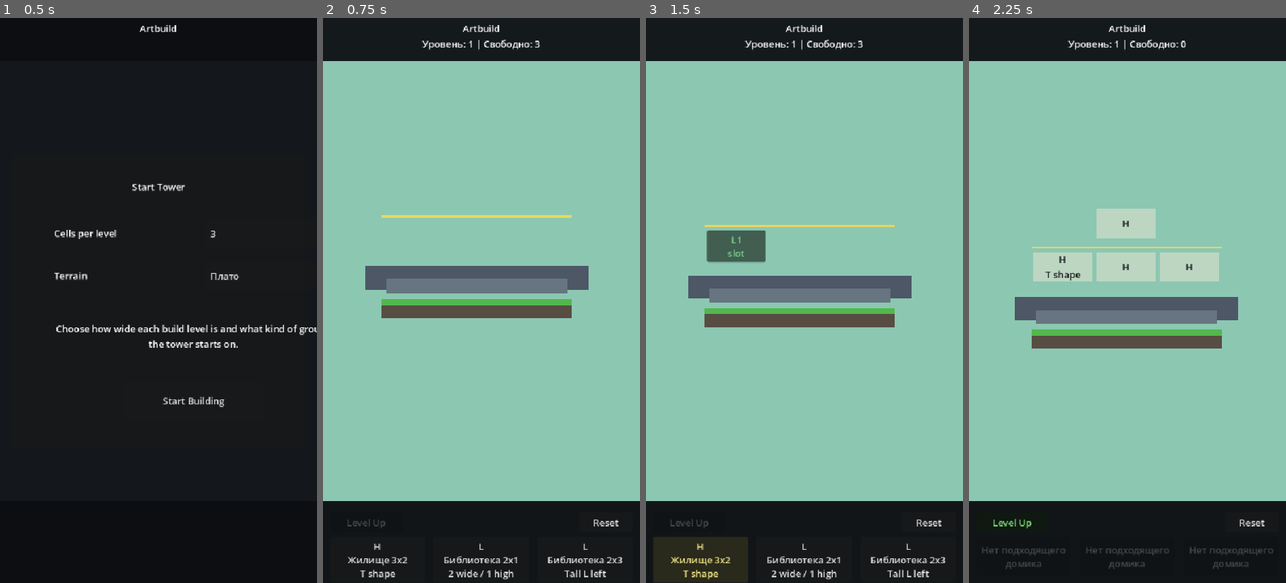
Above: before the commit, frames 1-4 (left to right).
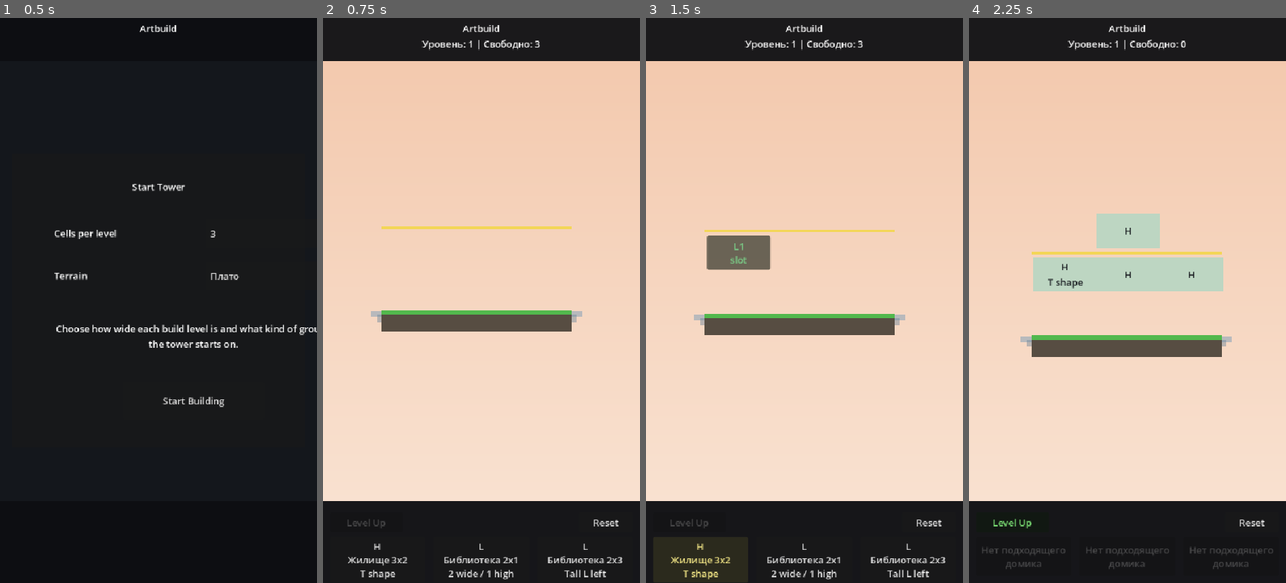
Above: after the commit, the same moments.

Repository: JUSTConnect/artbuild
Game: Godot game, scene res://scenes/main.tscn
The game is run twice, just before and just after one commit, with the same random seed, the same clock (stepped at 60 frames per second) and the same inputs.
Inputs:
- Up to frame 1 (0.5 s): no input
- Up to frame 2 (0.75 s): click "Start Building" at 0.5 s
- Up to frame 3 (1.5 s): click "H Жилище 3x2 T shape" at 1.25 s
- Up to frame 4 (2.25 s): click "L1 slot" at 2 s

Frame 1 is identical in both runs. In frame 2, 78% of the frame differs, in the area x 0-100%, y 7-86%; in frame 3, 77%; in frame 4, 74%.

Commit message:
Lower ground and tighten tower layout

Diff:
--- a/scripts/main.gd
+++ b/scripts/main.gd
@@ -16,12 +16,12 @@
 const PAN_STEP: float = 96.0
 
 const TERRAIN_KEYS: Array[String] = ["plateau", "river", "islands", "mountains"]
-const SKY_COLORS: Array[Color] = [
-	Color(0.46, 0.70, 0.96, 1.0),
-	Color(0.78, 0.62, 0.94, 1.0),
-	Color(0.96, 0.68, 0.48, 1.0),
-	Color(0.55, 0.78, 0.70, 1.0),
-	Color(0.38, 0.48, 0.76, 1.0)
+const SKY_COLORS: Array[Array] = [
+	[Color(0.54, 0.76, 0.95, 1.0), Color(0.83, 0.91, 0.98, 1.0)],
+	[Color(0.67, 0.78, 0.95, 1.0), Color(0.92, 0.93, 0.98, 1.0)],
+	[Color(0.79, 0.73, 0.92, 1.0), Color(0.95, 0.90, 0.96, 1.0)],
+	[Color(0.95, 0.78, 0.67, 1.0), Color(0.98, 0.90, 0.84, 1.0)],
+	[Color(0.63, 0.82, 0.76, 1.0), Color(0.90, 0.96, 0.93, 1.0)]
 ]
 
 const BUILDING_TYPES: Array[Dictionary] = [
@@ -249,7 +249,36 @@
 	if background_rect == null:
 		return
 	var color_index: int = rng.randi_range(0, SKY_COLORS.size() - 1)
-	background_rect.color = SKY_COLORS[color_index]
+	var colors: Array = SKY_COLORS[color_index]
+	var top_color: Color = colors[0]
+	var bottom_color: Color = colors[1]
+
+	var gradient := Gradient.new()
+	gradient.colors = PackedColorArray([top_color, bottom_color])
+	gradient.offsets = PackedFloat32Array([0.0, 1.0])
+
+	var texture := GradientTexture2D.new()
+	texture.gradient = gradient
+	texture.fill = GradientTexture2D.FILL_LINEAR
+	texture.fill_from = Vector2(0.5, 0.0)
+	texture.fill_to = Vector2(0.5, 1.0)
+	texture.width = 32
+	texture.height = 512
+
+	var sky: TextureRect = get_node_or_null("SkyGradient")
+	if sky == null:
+		sky = TextureRect.new()
+		sky.name = "SkyGradient"
+		sky.mouse_filter = Control.MOUSE_FILTER_IGNORE
+		sky.expand_mode = TextureRect.EXPAND_IGNORE_SIZE
+		sky.stretch_mode = TextureRect.STRETCH_SCALE
+		add_child(sky)
+		move_child(sky, 0)
+
+	sky.position = Vector2.ZERO
+	sky.size = size
+	sky.texture = texture
+	background_rect.color = Color(1, 1, 1, 0)
 
 func _build_surfaces() -> void:
 	surfaces.clear()
@@ -510,15 +539,15 @@
 	var cells: int = int(surface["cells"])
 	var ground_width: float = float(cells) * CELL_W
 	var x: float = float(surface["x"])
-	var y: float = _level_y(surface_index, 0) + CELL_H + 8.0
-
-	# Mountains behind the build surface.
-	_add_rect(Vector2(x - 28.0, y - 64.0), Vector2(ground_width + 56.0, 40.0), Color(0.30, 0.34, 0.40, 1.0))
-	_add_rect(Vector2(x + 8.0, y - 42.0), Vector2(ground_width - 16.0, 24.0), Color(0.40, 0.46, 0.50, 1.0))
-
-	# Ground and grass.
-	_add_rect(Vector2(x, y), Vector2(ground_width, 24.0), Color(0.34, 0.30, 0.26, 1.0))
-	_add_rect(Vector2(x, y - 8.0), Vector2(ground_width, 10.0), Color(0.32, 0.72, 0.30, 1.0))
+	var floor_bottom: float = _level_y(surface_index, 0) + CELL_H
+
+	# Soft distant hills behind the ground.
+	_add_rect(Vector2(x - 18.0, floor_bottom + 2.0), Vector2(ground_width + 36.0, 10.0), Color(0.52, 0.63, 0.72, 0.55))
+	_add_rect(Vector2(x - 8.0, floor_bottom + 8.0), Vector2(ground_width + 16.0, 12.0), Color(0.42, 0.52, 0.60, 0.45))
+
+	# Grass and soil directly under the first floor.
+	_add_rect(Vector2(x, floor_bottom), Vector2(ground_width, 8.0), Color(0.32, 0.72, 0.30, 1.0))
+	_add_rect(Vector2(x, floor_bottom + 8.0), Vector2(ground_width, 28.0), Color(0.34, 0.30, 0.26, 1.0))
 
 func _draw_level_guide() -> void:
 	for surface_index: int in range(surfaces.size()):
@@ -535,11 +564,11 @@
 	for index: int in range(footprint.size()):
 		var rel: Vector2i = footprint[index] as Vector2i
 		var pos: Vector2 = _slot_position(surface_index, anchor_level + rel.y, anchor_cell + rel.x)
-		_add_rect(pos, Vector2(CELL_W - 8.0, CELL_H - 8.0), building["color"] as Color)
+		_add_rect(pos, Vector2(CELL_W, CELL_H), building["color"] as Color)
 		var cell_text: String = str(building["glyph"])
 		if index == 0:
 			cell_text = "%s\n%s" % [str(building["glyph"]), str(building["shape_title"])]
-		var label: Label = _add_label(pos, Vector2(CELL_W - 8.0, CELL_H - 8.0), cell_text)
+		var label: Label = _add_label(pos, Vector2(CELL_W, CELL_H), cell_text)
 		label.modulate = Color(0.08, 0.09, 0.11, 1.0)
 
 func _draw_current_level_slots() -> void:
@@ -556,7 +585,7 @@
 			var pos: Vector2 = _slot_position(surface_index, unlocked_level, cell)
 			var slot_button: Button = Button.new()
 			slot_button.position = pos
-			slot_button.size = Vector2(CELL_W - 8.0, CELL_H - 8.0)
+			slot_button.size = Vector2(CELL_W, CELL_H)
 			slot_button.text = "L%d\nslot" % unlocked_level
 			slot_button.modulate = Color(0.95, 0.84, 0.32, 0.85) if selected_building.is_empty() else Color(0.55, 0.95, 0.62, 1.0)
 			slot_button.pressed.connect(_on_slot_pressed.bind(surface_index, cell))
@@ -660,7 +689,7 @@
 func _focus_active_level() -> void:
 	var bounds: Rect2 = _content_bounds()
 	var active_y: float = _active_level_y()
-	var target_y: float = tower_area.size.y * 0.72
+	var target_y: float = tower_area.size.y * 0.84
 	camera_pan.y = target_y - active_y * camera_zoom
 	camera_pan.x = tower_area.size.x / 2.0 - bounds.get_center().x * camera_zoom
 	_apply_camera_bounds()
--- a/scripts/viewport_fit.gd
+++ b/scripts/viewport_fit.gd
@@ -6,7 +6,7 @@
 const BUTTON_H: float = 34.0
 const CHOICE_H: float = 66.0
 const ROW_GAP: float = 8.0
-const TOWER_TOP_EXTRA: float = 34.0
+const TOWER_TOP_EXTRA: float = 52.0
 const TOWER_BOTTOM_GAP: float = 10.0
 
 var game_root: Control = null
